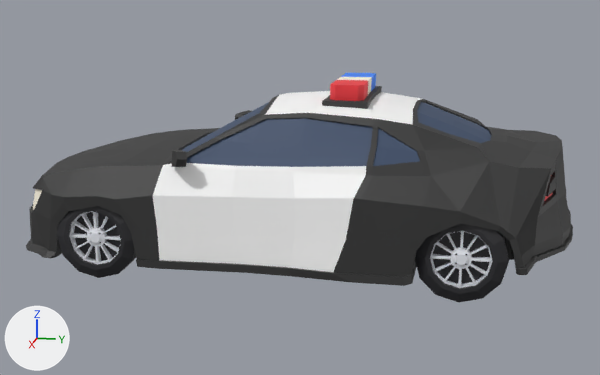
Two versions of the glTF model public/models/cars/cop.glb, one commit apart.
Rendered twice from a 50 mm lens placed at (7.1, 1.46, 2.39), pointed at (-0.01, 0.04, 0.61). Every picture has the same lights, and +X, +Y and +Z are marked at lower left. The picture after the commit comes second. Where no turn or scale is listed for an object, it has been applied to the vertices. Vertices at exactly the same position are counted once.

The first picture shows 'glass', 'light', 'paint', 'rim', 'trim', 'tyre'.
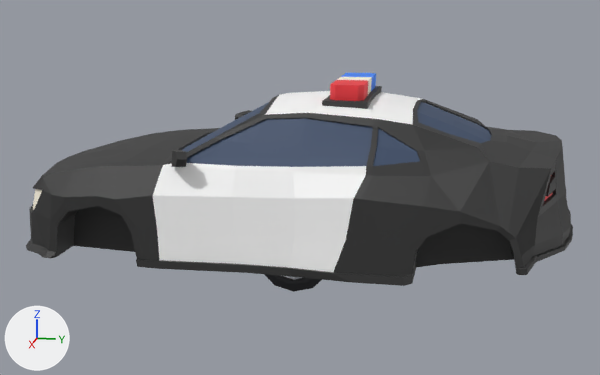
Patch to the scene script:
```diff
--- a/public/models/cars/cop.glb.py
+++ b/public/models/cars/cop.glb.py
@@ me_rim @@
 # used by ob_rim; location = (0.0, 0.006, 0.354); scale = (1.71, 1.71, 1.71)
-me_rim.from_pydata(...)  # 656 vertices, 1128 faces; spans x -0.59..0.59, y -1.0..1.0, z -0.14..0.14
+me_rim.from_pydata(...)  # 164 vertices, 282 faces; spans x -0.15..0.15, y -1.0..1.0, z -1.0..1.0
+# me_rim part 1: the loose piece of 164 vertices spanning x 0.53..0.57, y 0.73..1.0, z -0.14..0.14 is scaled about its middle by 7.3, then moved by (-0.55, -0.86, 0.0)
+# me_rim part 2: the loose piece of 164 vertices spanning x 0.55..0.59, y -1.0..-0.73, z -0.14..0.14 is deleted
+# other edits to the shape of me_rim do not show in these pictures
 me_rim.materials.append(mat_carglass)
@@ me_tyre @@
 # used by ob_tyre; location = (0.0, 0.006, 0.354); scale = (1.83, 1.83, 1.83)
-me_tyre.from_pydata(...)  # 496 vertices, 552 faces; spans x -0.56..0.56, y -1.0..1.0, z -0.19..0.19
+me_tyre.from_pydata(...)  # 124 vertices, 138 faces; spans x -0.32..0.32, y -1.0..1.0, z -1.0..1.0
+# me_tyre part 3: the loose piece of 60 vertices spanning x 0.42..0.55, y 0.61..1.0, z -0.19..0.19 is scaled about its middle by 5.17, then moved by (-0.48, -0.81, 0.0)
+# me_tyre part 4: 67 loose pieces with 436 vertices, spanning x -0.56..0.56, y -1.0..1.0, z -0.19..0.19, are deleted
+# other edits to the shape of me_tyre do not show in these pictures
 me_tyre.materials.append(mat_carglass)
@@ ob_rim @@
 ob_rim = bpy.data.objects.new('rim', me_rim)
-ob_rim.location = (0.0, 0.006, 0.354)
-ob_rim.scale = (1.71, 1.71, 1.71)
+ob_rim.location = (0.061, 0.0, 0.0)
+ob_rim.scale = (0.234, 0.234, 0.234)
@@ ob_tyre @@
 ob_tyre = bpy.data.objects.new('tyre', me_tyre)
-ob_tyre.location = (0.0, 0.006, 0.354)
-ob_tyre.scale = (1.83, 1.83, 1.83)
+ob_tyre.location = (0.0, 0.0, 0.0)
+ob_tyre.scale = (0.354, 0.354, 0.354)
```

Where the change shows, as pixel boxes (x1, y1, x2, y2) in the pictures (600 x 375 px; the box of a moved part takes in the faces that stretch with it):
'tyre', reshaped, moved, rescaled: before (56, 206, 509, 302); after (264, 274, 322, 292)
'rim', reshaped, moved, rescaled (mostly hidden afterwards): before (69, 211, 493, 288); after (284, 276, 302, 280)
part 1 of me_rim, moved or reshaped (mostly hidden afterwards): before (430, 231, 493, 288); after (284, 276, 302, 280)
part 2 of me_rim, deleted: before (69, 211, 121, 265)
part 3 of me_tyre, moved or reshaped: before (415, 224, 509, 302); after (264, 274, 322, 292)
part 4 of me_tyre, deleted: before (56, 206, 490, 284)
